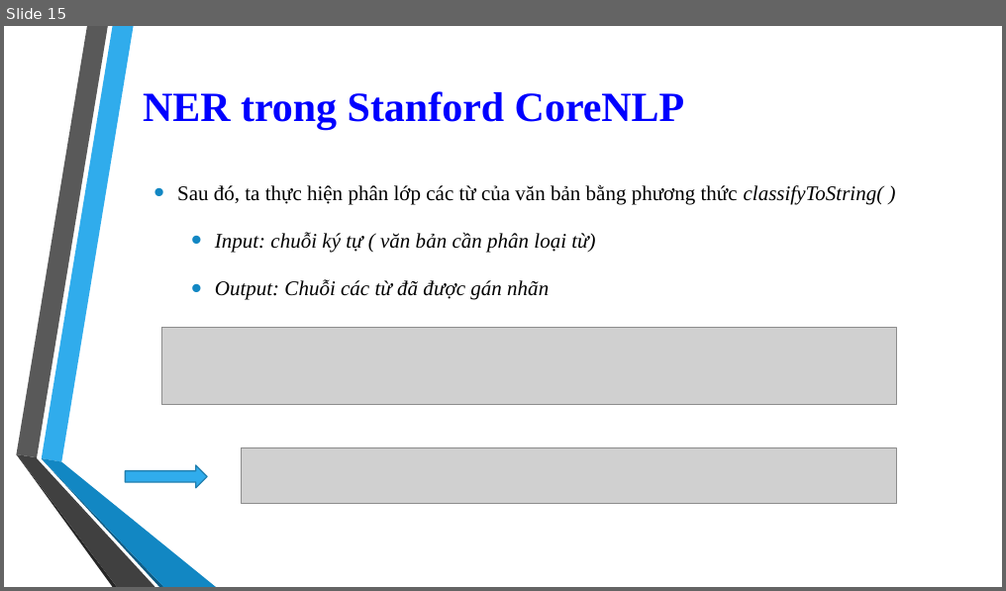
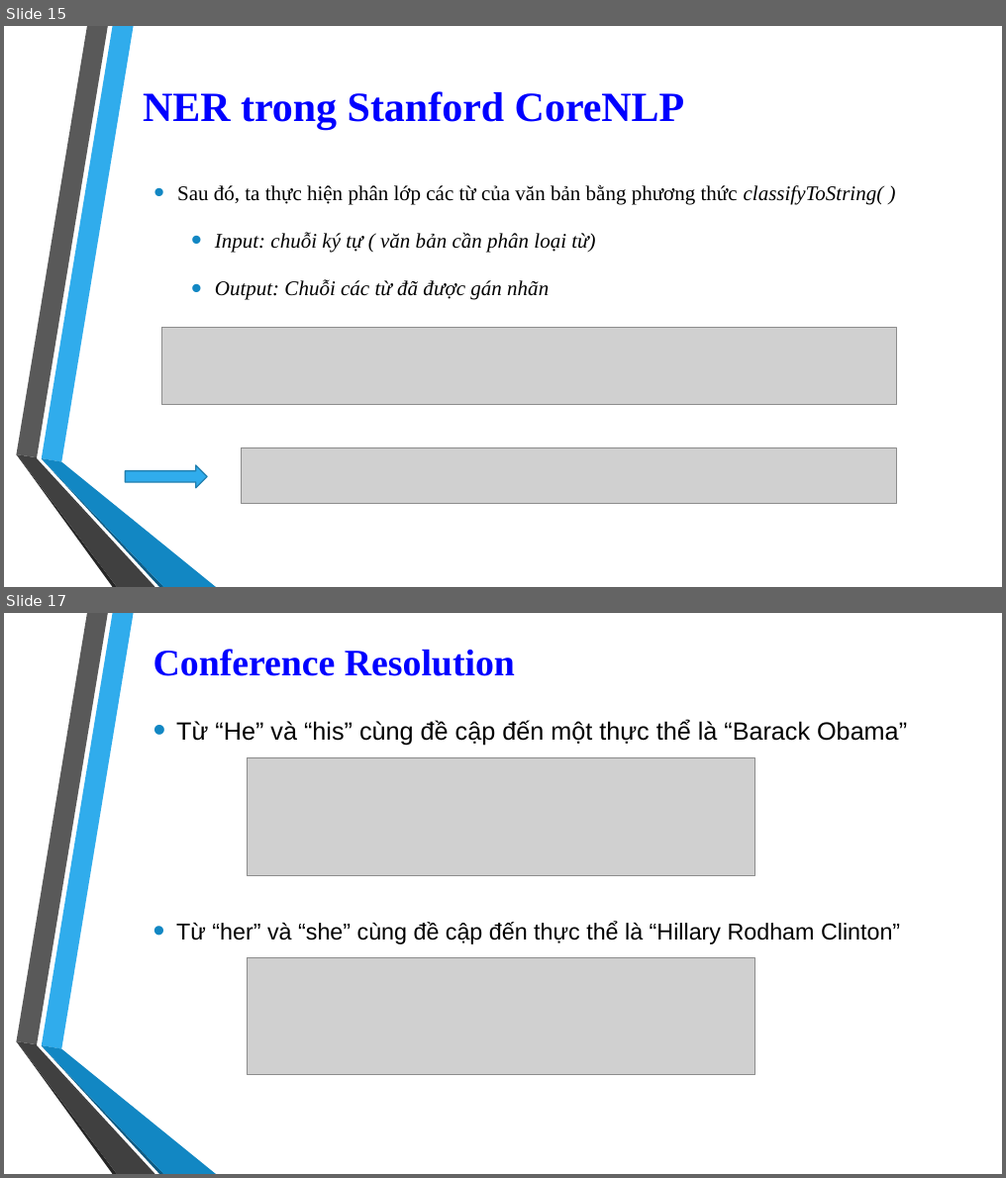
Before and after one commit to 1412520/TextMining, a slide deck: Seminar/Stanford_CoreNLP.pptx. Shown one above the other, each under a label of ours: slide 15 before the commit, slides 15 and 17 after it; the slides between them are not shown. The pictures are 1006x591 and 1006x1178 pixels, drawn with LibreOffice and Linux fonts; fonts in the diff are those of the drawing; grey boxes stand for pictures; background and template pictures are left out. Boxes give left, top, right and bottom in pixels: in the first picture for what was removed or moved away, otherwise in the second. Text is boxed around its words. In the diff, an @@ line names an element or a change of style, - is before the commit and + after.

Commit message:
Upload Conference Resolution and update CorefAnnotator.cs

```diff
--- a/Seminar/Stanford_CoreNLP.pptx
+++ b/Seminar/Stanford_CoreNLP.pptx
@@ slide 17 added at <box>4,613,1002,1174</box>, background picture (left out); not listed: 6 template elements that a slide beside it also shows @@
@@ title added at <box>153,649,515,676</box>, 36 pt, text #0000FF, bold @@
+Conference Resolution
@@ text added at <box>176,719,907,745</box>, 24 pt, text #000000 @@
+• Từ “He” và “his” cùng đề cập đến một thực thể là “Barack Obama”
@@ picture added at <box>248,758,755,875</box> @@
@@ text added at <box>176,921,900,945</box>, 22.2 pt, text #000000 @@
+• Từ “her” và “she” cùng đề cập đến thực thể là “Hillary Rodham Clinton”
@@ picture added at <box>248,959,755,1075</box> @@
```
Also in this commit, not shown: 6 other slides added, 1 other file.
